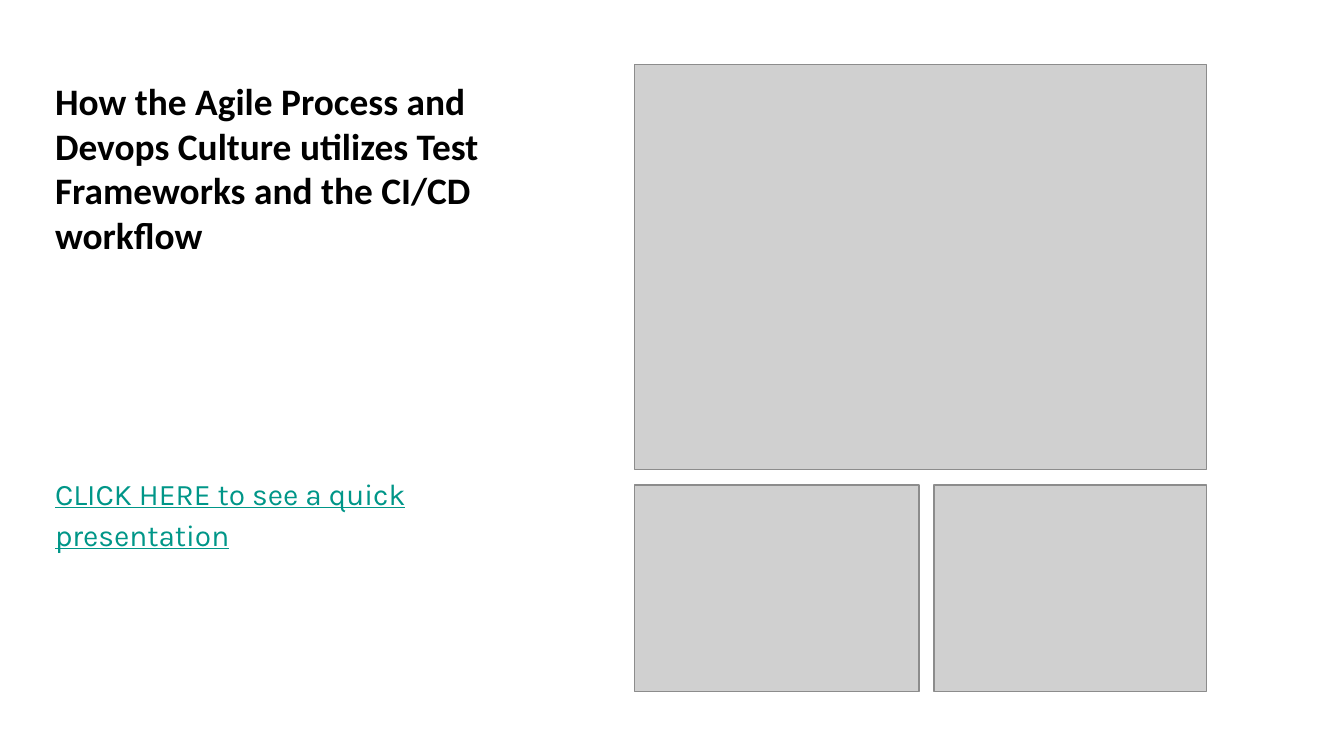
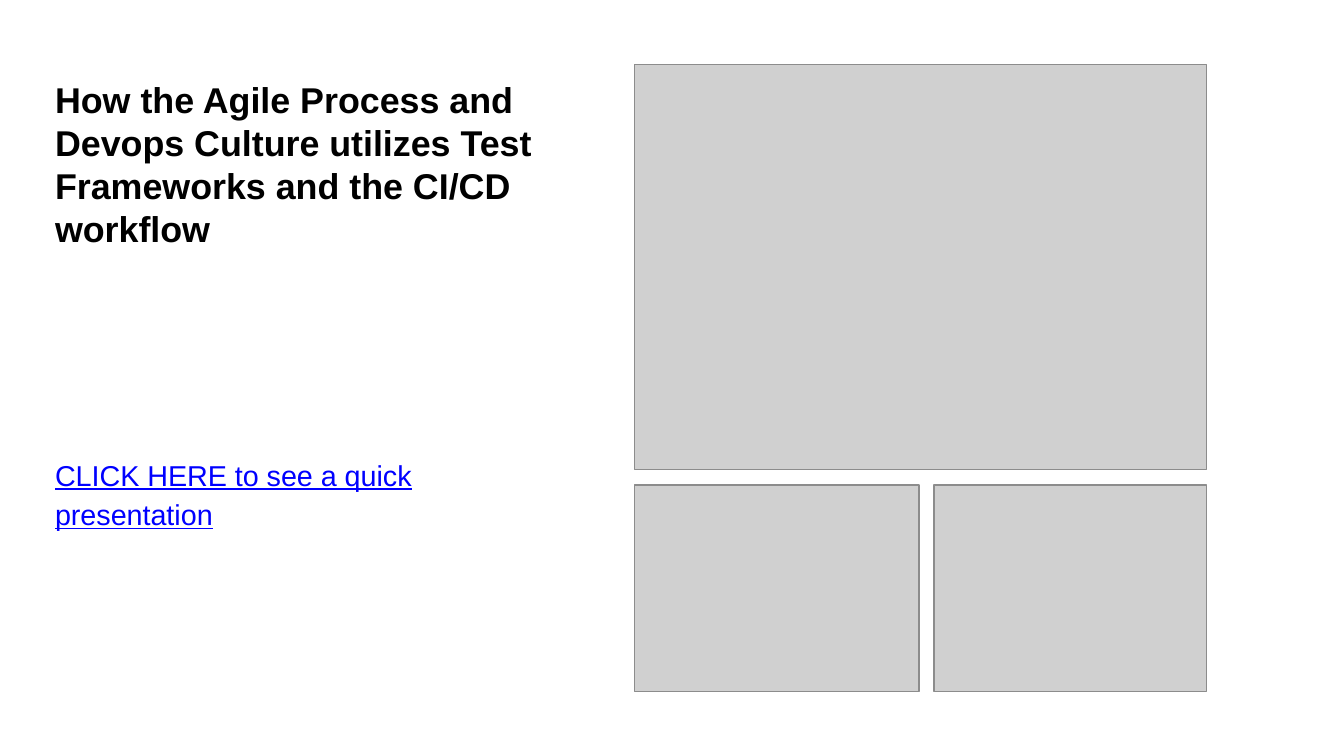
Before and after one commit to christopherroberthardy/RESUME, a slide deck: slide 5 of Professional profile - Christopher Hardy.pptx. Drawn at 1344x756 pixels with LibreOffice and Linux fonts; fonts in the diff are those of the drawing; grey boxes stand for pictures. Boxes give left, top, right and bottom in pixels: in the first picture for what was removed or moved away, otherwise in the second. Text is boxed around its words. In the diff, an @@ line names an element or a change of style, - is before the commit and + after.

```diff
--- a/Professional profile - Christopher Hardy.pptx
+++ b/Professional profile - Christopher Hardy.pptx
@@ text "How the Agile Process and ..." at (55, 87, 532, 531): size 20 to 19.2 pt, font Calibri to Arial in "How the Agile Process and Devops Culture ..."; size 16 to 15.4 pt, font Karla to Arial, text colour #009688 to #0000FF in "CLICK HERE to see a quick presentation"; less space between paragraphs @@
```
Also in this commit, not shown: 12 other slides changed, 1 other file.
